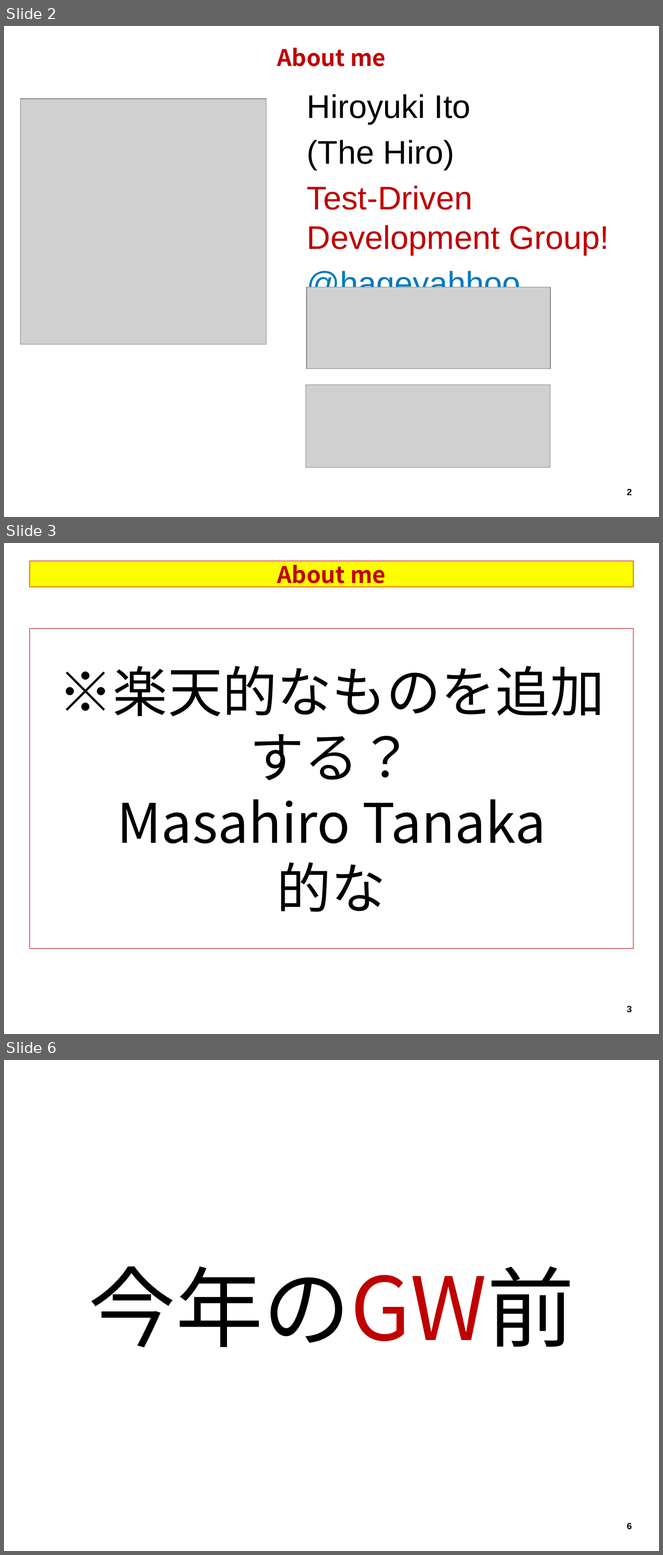
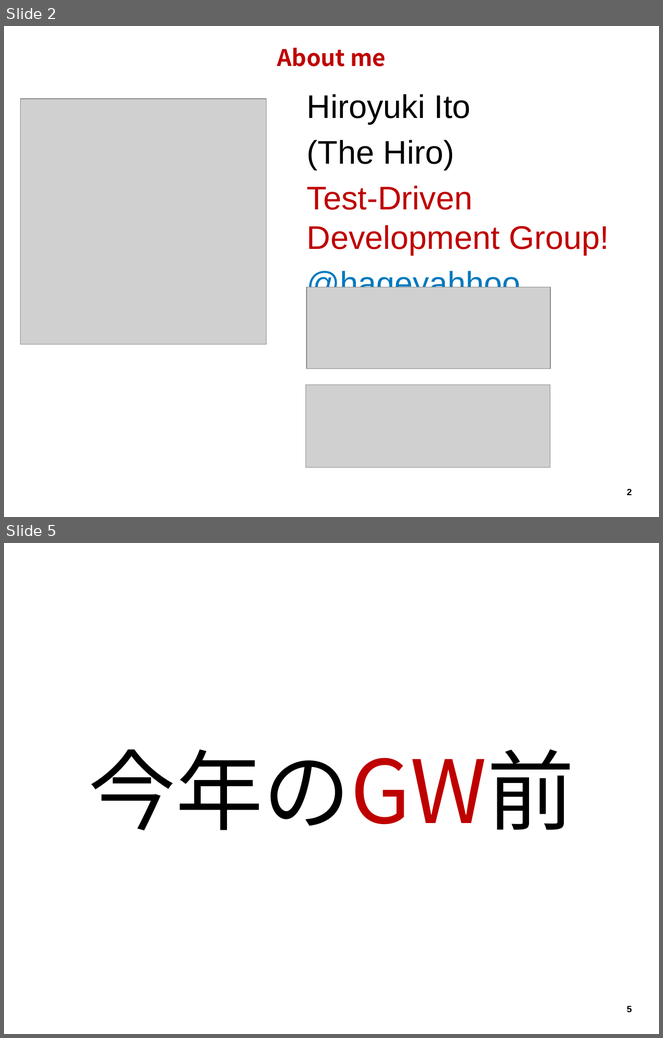
Before and after one commit to hageyahhoo/agile2014, a slide deck: presentations/TechnologyDrivenDevelopment.pptx. Shown one above the other, each under a label of ours: slides 2, 3 and 6 before the commit, slides 2 and 5 after it; the slides between them are not shown. The pictures are 663x1555 and 663x1038 pixels, drawn with LibreOffice and Linux fonts; fonts in the diff are those of the drawing; grey boxes stand for pictures; background and template pictures are left out. Boxes give left, top, right and bottom in pixels: in the first picture for what was removed or moved away, otherwise in the second. Text is boxed around its words. In the diff, an @@ line names an element or a change of style, - is before the commit and + after.

```diff
--- a/presentations/TechnologyDrivenDevelopment.pptx
+++ b/presentations/TechnologyDrivenDevelopment.pptx
@@ slide 3 removed at [4, 543, 659, 1034], background #FFFFFF; not listed: 1 template element that a slide beside it also shows @@
@@ title removed at [29, 561, 633, 587] @@
-About me
@@ rectangle removed at [29, 628, 633, 949] @@
-※楽天的なものを追加する？
-Masahiro Tanaka
-的な
@@ what was slide 6 is now slide 5 @@
```
Also in this commit, not shown: 2 slides changed, 6 slides added, 5 other slides removed, 2 other files.
